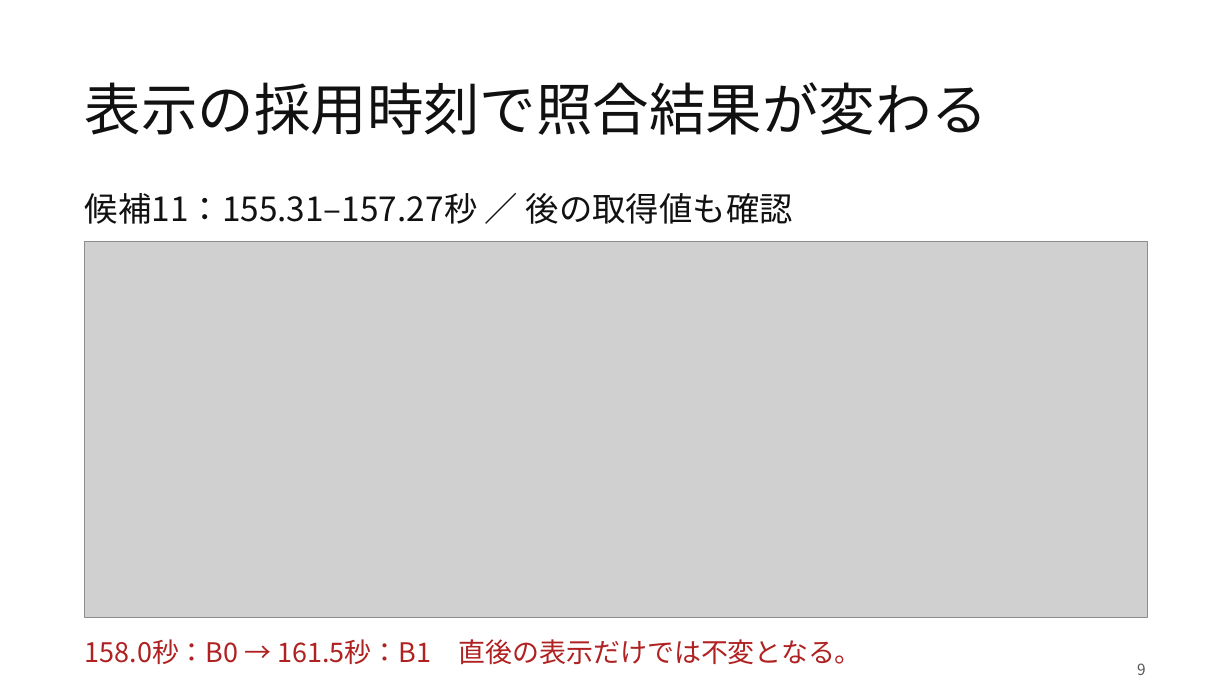
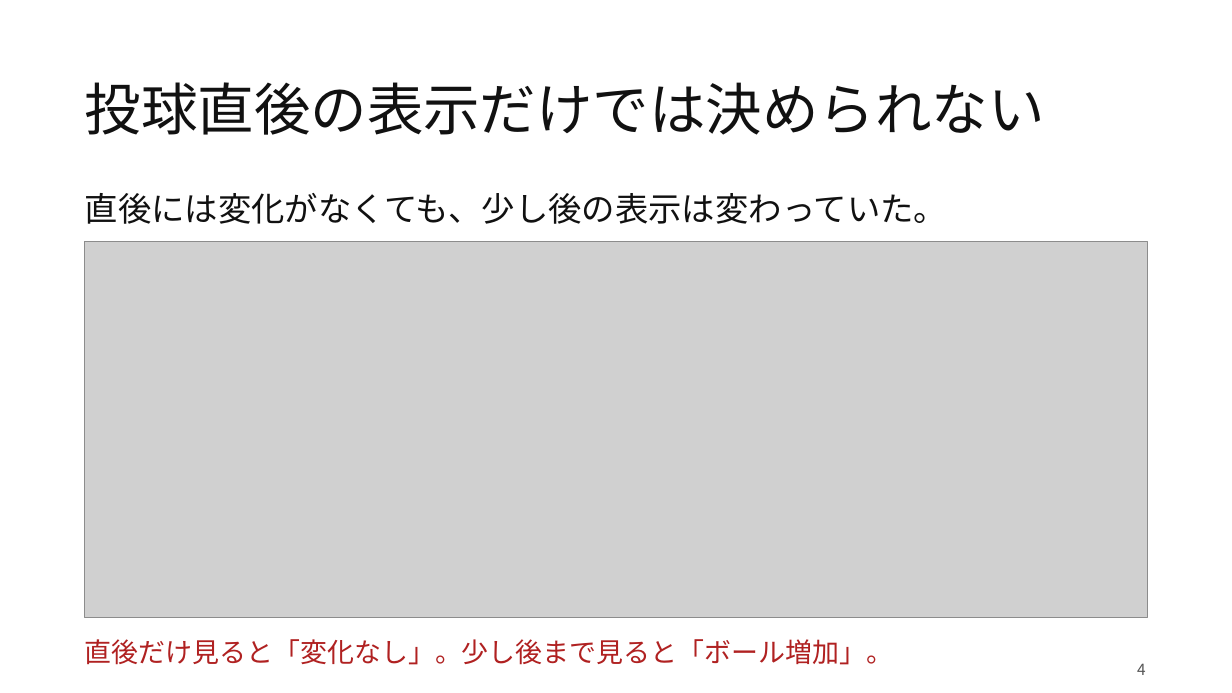
Before and after one commit to Yu-Tanahashi1226/----B-py, a slide deck: slide 4 of presentations/20261030/M棚橋261030.pptx (slide 9 before the commit). Drawn at 1232x693 pixels with LibreOffice and Linux fonts; fonts in the diff are those of the drawing; grey boxes stand for pictures. Boxes give left, top, right and bottom in pixels: in the first picture for what was removed or moved away, otherwise in the second. Text is boxed around its words. In the diff, an @@ line names an element or a change of style, - is before the commit and + after.

```diff
--- a/presentations/20261030/M棚橋261030.pptx
+++ b/presentations/20261030/M棚橋261030.pptx
@@ title at <box>85,82,1045,135</box>: text changed @@
-表示の採用時刻で照合結果が変わる
+投球直後の表示だけでは決められない
@@ text at <box>85,193,948,224</box>: text changed @@
-候補11：155.31–157.27秒 ／ 後の取得値も確認
+直後には変化がなくても、少し後の表示は変わっていた。
@@ text at <box>85,639,894,665</box>: text changed @@
-158.0秒：B0 → 161.5秒：B1 直後の表示だけでは不変となる。
+直後だけ見ると「変化なし」。少し後まで見ると「ボール増加」。
@@ text at <box>1137,663,1146,675</box>: text changed @@
-9
+4
```
Also in this commit, not shown: 10 other slides changed, 1 slide added, 1 slide removed, 9 other files.
